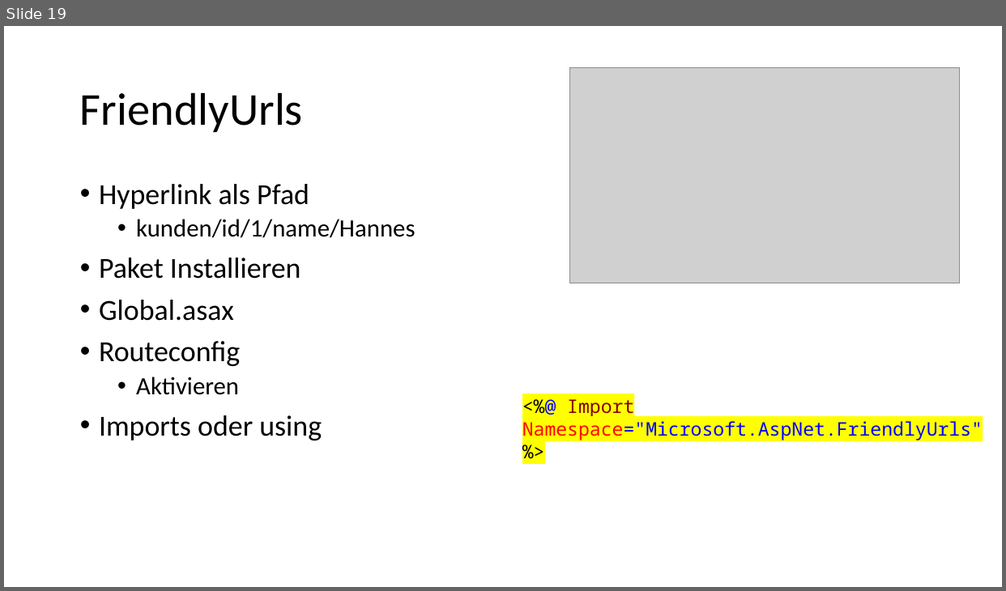
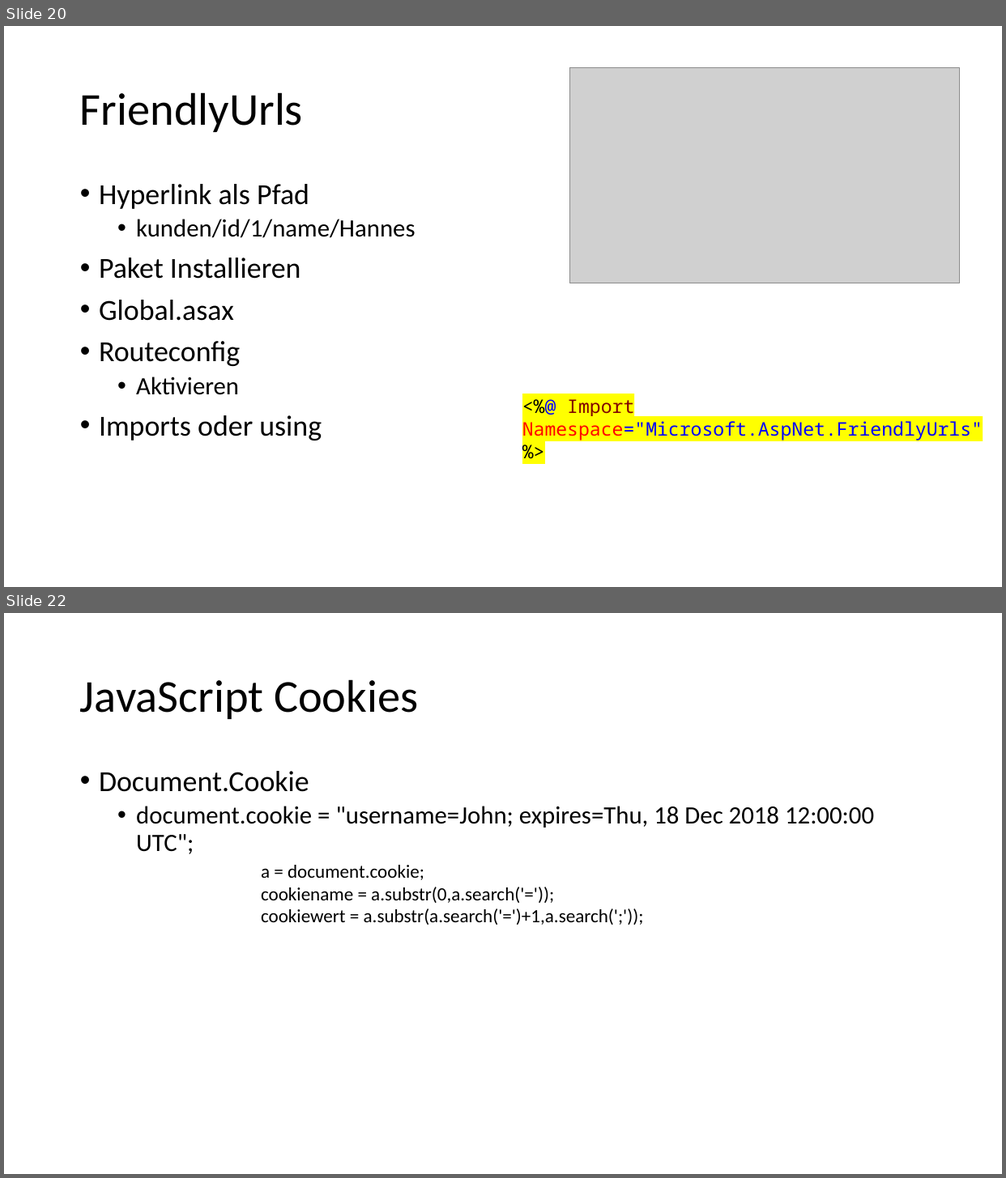
Before and after one commit to ppedvAG/WebformsKurs, a slide deck: 05AddingFunctionality.pptx. Shown one above the other, each under a label of ours: slide 19 before the commit, slides 20 and 22 after it; the slides between them are not shown. The pictures are 1006x591 and 1006x1178 pixels, drawn with LibreOffice and Linux fonts; fonts in the diff are those of the drawing; grey boxes stand for pictures. Boxes give left, top, right and bottom in pixels: in the first picture for what was removed or moved away, otherwise in the second. Text is boxed around its words. In the diff, an @@ line names an element or a change of style, - is before the commit and + after.

```diff
--- a/05AddingFunctionality.pptx
+++ b/05AddingFunctionality.pptx
@@ slide 22 added at (x1=4, y1=613, x2=1002, y2=1174), background #FFFFFF @@
@@ title added at (x1=80, y1=679, x2=418, y2=719), 44 pt, text #000000 @@
+JavaScript Cookies
@@ text added at (x1=99, y1=771, x2=874, y2=854), 24 pt, text #000000 @@
+• Document.Cookie
+  • document.cookie = "username=John; expires=Thu, 18 Dec 2018 12:00:00 UTC";
@@ text added at (x1=261, y1=865, x2=644, y2=925), 18 pt, text #000000 @@
+a = document.cookie;
+cookiename = a.substr(0,a.search('='));
+cookiewert = a.substr(a.search('=')+1,a.search(';'));
@@ what was slide 19 is now slide 20 @@
```
Also in this commit, not shown: 1 slide changed, 1 other slide added, 16 other files.
